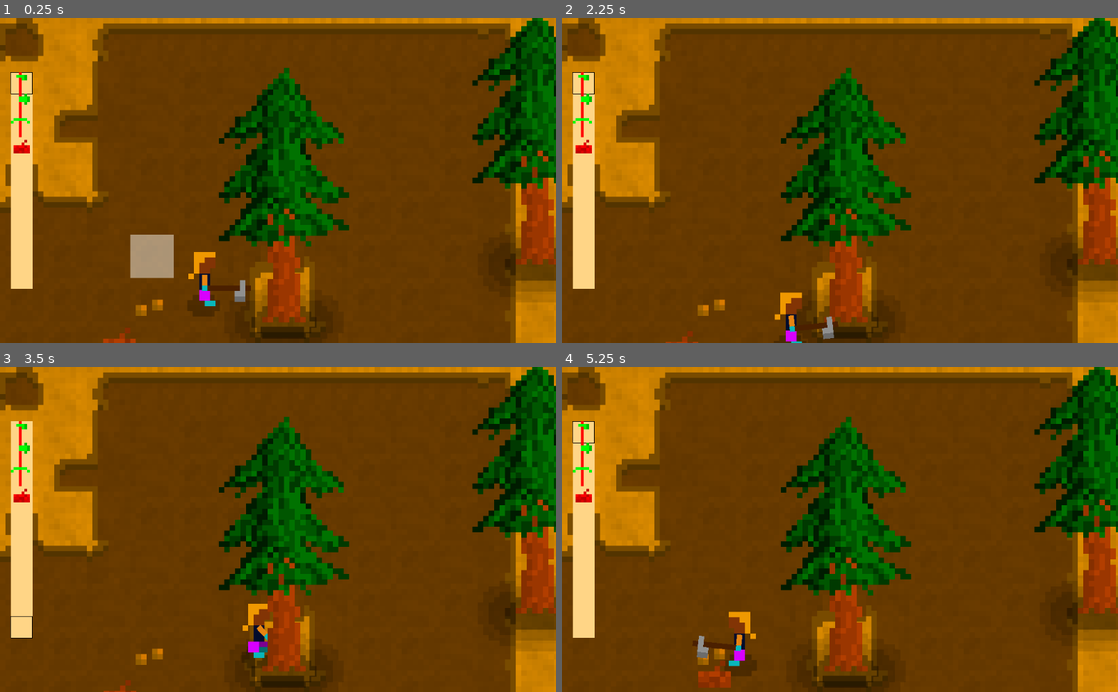
Above: before the commit, frames 1-4 (two rows, left to right).
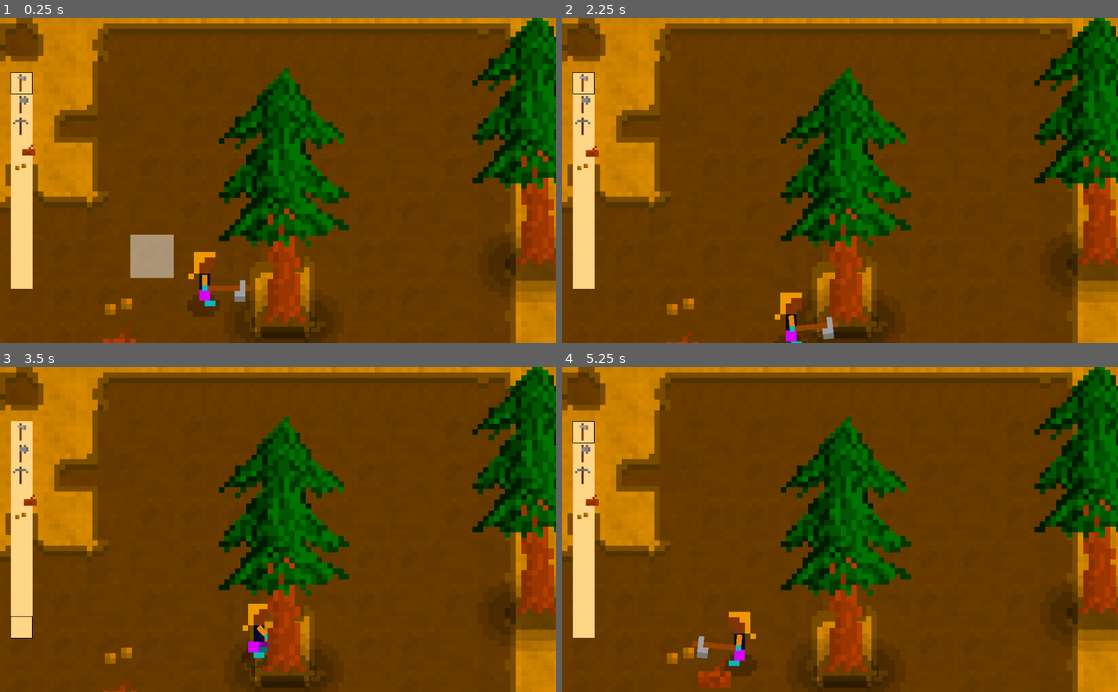
Above: after the commit, the same moments.

Repository: xarvh/residuals
Game: Godot game, scene res://scenes/map/Main.tscn
Two runs of this game, one before a commit and one after it. Both use one fixed random seed, a clock stepped at 60 frames per second and the inputs below. Sound files missing from this copy of the repository are replaced by a short silence.
Inputs (mouse positions are in pixels of both pictures, inside the frame that each line leads up to):
- Up to frame 1 (0.25 s): no input
- Up to frame 2 (2.25 s): tap Enter (ui_accept) at 0.5, 0.77, 1.52 s; move the mouse to (962, 164) at 0.52 s; hold Right (ui_right) 0.53-1.28 s; tap Z (SelectNextTool) at 0.6, 2.1 s; move the mouse to (728, 196) at 1.27 s; hold Down (ui_down) 1.28-2.03 s; tap Q (SelectPrevTool) at 1.35 s; move the mouse to (895, 109) at 2.02 s; hold Right (ui_right) from 2.03 s (still down)
- Up to frame 3 (3.5 s): move the mouse to (250, 594) at 2.77 s; release Right (ui_right) at 2.78 s; hold Up (ui_up) from 2.78 s (still down); tap Q (SelectPrevTool) at 2.85 s; tap Enter (ui_accept) at 3.02 s
- Up to frame 4 (5.25 s): move the mouse to (1006, 578) at 3.52 s; release Up (ui_up) at 3.53 s; hold Left (ui_left) 3.53-5.03 s; tap Z (SelectNextTool) at 3.6, 5.1 s; tap Enter (ui_accept) at 3.77, 4.52 s; move the mouse to (673, 480) at 4.27 s; tap Q (SelectPrevTool) at 4.35 s; move the mouse to (867, 529) at 5.02 s; hold Down (ui_down) from 5.03 s (still down)

The runs differ from the first frame. In frame 1, 0.7% of the frame differs, in the area x 1-46%, y 16-92%; in frame 2, 0.8%, in the area x 1-50%, y 16-99%; in frame 3, 0.6%; in frame 4, 0.7%.

Commit message:
Rework items

Diff:
--- a/scenes/drop/Drop.tscn
+++ /dev/null
@@ -1,32 +0,0 @@
-[gd_scene load_steps=6 format=2]
-
-[ext_resource path="res://shaders/ColorizeRGB.shader" type="Shader" id=1]
-[ext_resource path="res://src/Drop.gd" type="Script" id=2]
-[ext_resource path="res://scenes/drop/wood.png" type="Texture" id=3]
-
-[sub_resource type="ShaderMaterial" id=1]
-shader = ExtResource( 1 )
-shader_param/r0 = Color( 0, 0, 0, 1 )
-shader_param/r1 = Color( 0.7, 0.24, 0, 1 )
-shader_param/g0 = Color( 0, 0, 0, 1 )
-shader_param/g1 = Color( 0, 1, 0, 1 )
-shader_param/b0 = Color( 0, 0, 0, 1 )
-shader_param/b1 = Color( 0, 0, 1, 1 )
-
-[sub_resource type="CircleShape2D" id=2]
-radius = 3.61639
-
-[node name="Drop" type="Sprite"]
-material = SubResource( 1 )
-position = Vector2( 105.424, 76.2246 )
-texture = ExtResource( 3 )
-script = ExtResource( 2 )
-
-[node name="Area2D" type="Area2D" parent="."]
-visible = false
-collision_layer = 4
-collision_mask = 2
-
-[node name="CollisionShape2D" type="CollisionShape2D" parent="Area2D"]
-shape = SubResource( 2 )
-[connection signal="area_entered" from="Area2D" to="." method="_on_Area2D_area_entered"]
--- /dev/null
+++ b/scenes/drops/CollisionArea.tscn
@@ -0,0 +1,12 @@
+[gd_scene load_steps=2 format=2]
+
+[sub_resource type="CircleShape2D" id=1]
+radius = 3.61639
+
+[node name="Area2D" type="Area2D"]
+visible = false
+collision_layer = 4
+collision_mask = 2
+
+[node name="CollisionShape2D" type="CollisionShape2D" parent="."]
+shape = SubResource( 1 )
--- /dev/null
+++ b/scenes/drops/wood.tscn
@@ -0,0 +1,19 @@
+[gd_scene load_steps=5 format=2]
+
+[ext_resource path="res://src/Drop.gd" type="Script" id=1]
+[ext_resource path="res://shaders/ColorizeRGB.shader" type="Shader" id=2]
+[ext_resource path="res://scenes/drops/wood.png" type="Texture" id=3]
+
+[sub_resource type="ShaderMaterial" id=1]
+shader = ExtResource( 2 )
+shader_param/r0 = Color( 0, 0, 0, 1 )
+shader_param/r1 = Color( 0.7, 0.24, 0, 1 )
+shader_param/g0 = Color( 0, 0, 0, 1 )
+shader_param/g1 = Color( 0, 1, 0, 1 )
+shader_param/b0 = Color( 0, 0, 0, 1 )
+shader_param/b1 = Color( 0, 0, 1, 1 )
+
+[node name="Wood" type="Sprite"]
+material = SubResource( 1 )
+texture = ExtResource( 3 )
+script = ExtResource( 1 )
--- a/scenes/human/HumanCharacter.tscn
+++ b/scenes/human/HumanCharacter.tscn
@@ -3,11 +3,12 @@
 [ext_resource path="res://scenes/human/legs.png" type="Texture" id=1]
 [ext_resource path="res://scenes/human/torso_and_head.png" type="Texture" id=2]
 [ext_resource path="res://scenes/human/arm.png" type="Texture" id=3]
-[ext_resource path="res://scenes/human/pickaxe.png" type="Texture" id=4]
+[ext_resource path="res://scenes/tools/axe.tscn" type="PackedScene" id=4]
 [ext_resource path="res://shaders/ColorizeRGB.shader" type="Shader" id=5]
 [ext_resource path="res://scenes/human/humanShadow.png" type="Texture" id=6]
 [ext_resource path="res://scenes/human/footstep.wav" type="AudioStream" id=7]
 [ext_resource path="res://src/HumanCharacter.gd" type="Script" id=8]
+
 
 [sub_resource type="Animation" id=1]
 loop = true
@@ -241,10 +242,11 @@
 
 [node name="HeldItem" type="Sprite" parent="Legs/Torso+Head/Arm"]
 material = SubResource( 9 )
-position = Vector2( -26.1241, -2.60694 )
+position = Vector2( 4.46709, 2.84972 )
 rotation = 1.5708
-texture = ExtResource( 4 )
 offset = Vector2( 5.39905, -30.5824 )
+
+[node name="Sprite" parent="Legs/Torso+Head/Arm/HeldItem" instance=ExtResource( 4 )]
 
 [node name="humanShadow" type="Sprite" parent="."]
 material = SubResource( 10 )
--- a/scenes/human/HumanCharacter_Script.tscn
+++ b/scenes/human/HumanCharacter_Script.tscn
@@ -5,7 +5,8 @@
 [ext_resource path="res://shaders/ColorizeRGB.shader" type="Shader" id=3]
 [ext_resource path="res://scenes/human/torso_and_head.png" type="Texture" id=4]
 [ext_resource path="res://scenes/human/arm.png" type="Texture" id=5]
-[ext_resource path="res://scenes/human/pickaxe.png" type="Texture" id=6]
+[ext_resource path="res://scenes/tools/pickaxe.png" type="Texture" id=6]
+
 
 
 
--- a/scenes/map/Main.tscn
+++ b/scenes/map/Main.tscn
@@ -1,13 +1,12 @@
-[gd_scene load_steps=17 format=2]
+[gd_scene load_steps=15 format=2]
 
 [ext_resource path="res://scenes/tree/Tree.tscn" type="PackedScene" id=1]
 [ext_resource path="res://scenes/map/hoeOnGround.wav" type="AudioStream" id=2]
 [ext_resource path="res://scenes/map/tileset.tres" type="TileSet" id=3]
 [ext_resource path="res://shaders/ColorizeRGB.shader" type="Shader" id=4]
-[ext_resource path="res://scenes/drop/Drop.tscn" type="PackedScene" id=5]
-[ext_resource path="res://scenes/plants/cauliflower.png" type="Texture" id=6]
+[ext_resource path="res://scenes/drops/wood.tscn" type="PackedScene" id=5]
+[ext_resource path="res://scenes/plants/cauliflower.tscn" type="PackedScene" id=6]
 [ext_resource path="res://scenes/human/collect.wav" type="AudioStream" id=7]
-[ext_resource path="res://src/Plant.gd" type="Script" id=8]
 [ext_resource path="res://src/HumanPlayer.gd" type="Script" id=10]
 [ext_resource path="res://src/MapManager.gd" type="Script" id=11]
 [ext_resource path="res://scenes/human/HumanCharacter.tscn" type="PackedScene" id=12]
@@ -24,20 +23,11 @@
 shader_param/b0 = Color( 0, 0, 0, 1 )
 shader_param/b1 = Color( 0.47451, 0.298039, 0, 1 )
 
-[sub_resource type="ShaderMaterial" id=3]
-shader = ExtResource( 4 )
-shader_param/r0 = Color( 0, 0, 0, 1 )
-shader_param/r1 = Color( 0.960938, 0.941625, 0.653137, 1 )
-shader_param/g0 = Color( 0, 0.294118, 0, 1 )
-shader_param/g1 = Color( 0, 0.654902, 0, 1 )
-shader_param/b0 = Color( 0.403922, 0.294118, 0, 1 )
-shader_param/b1 = Color( 0.87451, 0.494118, 0, 1 )
-
-[sub_resource type="AudioStreamRandomPitch" id=4]
+[sub_resource type="AudioStreamRandomPitch" id=3]
 audio_stream = ExtResource( 7 )
 random_pitch = 3.0
 
-[sub_resource type="CircleShape2D" id=5]
+[sub_resource type="CircleShape2D" id=4]
 
 [node name="ViewportManager" type="Control"]
 anchor_right = 1.0
@@ -109,22 +99,13 @@
 
 [node name="YSort" type="YSort" parent="Map"]
 
-[node name="Cauliflower" type="Sprite" parent="Map/YSort"]
-material = SubResource( 3 )
-position = Vector2( 28.0203, 54.7196 )
-z_index = -2
-texture = ExtResource( 6 )
-offset = Vector2( -0.0202675, -2.71964 )
-hframes = 6
-script = ExtResource( 8 )
-
 [node name="Player" parent="Map/YSort" instance=ExtResource( 12 )]
 position = Vector2( 37.7074, 53.1583 )
 scale = Vector2( 1, 1 )
 script = ExtResource( 10 )
 
 [node name="Collect" type="AudioStreamPlayer2D" parent="Map/YSort/Player"]
-stream = SubResource( 4 )
+stream = SubResource( 3 )
 
 [node name="DropPickupArea" type="Area2D" parent="Map/YSort/Player"]
 visible = false
@@ -132,12 +113,16 @@
 collision_mask = 2
 
 [node name="CollisionShape2D" type="CollisionShape2D" parent="Map/YSort/Player/DropPickupArea"]
-shape = SubResource( 5 )
+shape = SubResource( 4 )
 
 [node name="Tree" parent="Map/YSort" instance=ExtResource( 1 )]
 
 [node name="Tree2" parent="Map/YSort" instance=ExtResource( 1 )]
 position = Vector2( 98.654, 44.2735 )
 
-[node name="Drop" parent="Map/YSort" instance=ExtResource( 5 )]
+[node name="Cauliflower" parent="Map/YSort" instance=ExtResource( 6 )]
+position = Vector2( 22.3101, 54.551 )
+
+[node name="Wood" parent="Map/YSort" instance=ExtResource( 5 )]
 position = Vector2( 21.5235, 57.0664 )
+type = 5
--- /dev/null
+++ b/scenes/plants/cauliflower.tscn
@@ -0,0 +1,22 @@
+[gd_scene load_steps=5 format=2]
+
+[ext_resource path="res://shaders/ColorizeRGB.shader" type="Shader" id=1]
+[ext_resource path="res://src/Plant.gd" type="Script" id=2]
+[ext_resource path="res://scenes/plants/cauliflower.png" type="Texture" id=3]
+
+[sub_resource type="ShaderMaterial" id=1]
+shader = ExtResource( 1 )
+shader_param/r0 = Color( 0, 0, 0, 1 )
+shader_param/r1 = Color( 0.960938, 0.941625, 0.653137, 1 )
+shader_param/g0 = Color( 0, 0.294118, 0, 1 )
+shader_param/g1 = Color( 0, 0.654902, 0, 1 )
+shader_param/b0 = Color( 0.403922, 0.294118, 0, 1 )
+shader_param/b1 = Color( 0.87451, 0.494118, 0, 1 )
+
+[node name="Cauliflower" type="Sprite"]
+material = SubResource( 1 )
+z_index = -2
+texture = ExtResource( 3 )
+offset = Vector2( -0.0202675, -2.71964 )
+hframes = 6
+script = ExtResource( 2 )
--- /dev/null
+++ b/scenes/tools/axe.tscn
@@ -0,0 +1,17 @@
+[gd_scene load_steps=4 format=2]
+
+[ext_resource path="res://scenes/tools/axe.png" type="Texture" id=1]
+[ext_resource path="res://shaders/ColorizeRGB.shader" type="Shader" id=2]
+
+[sub_resource type="ShaderMaterial" id=1]
+shader = ExtResource( 2 )
+shader_param/r0 = Color( 0, 0, 0, 1 )
+shader_param/r1 = Color( 0.490196, 0.215686, 0, 1 )
+shader_param/g0 = Color( 0, 0, 0, 1 )
+shader_param/g1 = Color( 0.537255, 0.537255, 0.537255, 1 )
+shader_param/b0 = Color( 0, 0, 0, 1 )
+shader_param/b1 = Color( 0, 0, 1, 1 )
+
+[node name="Sprite" type="Sprite"]
+material = SubResource( 1 )
+texture = ExtResource( 1 )
--- /dev/null
+++ b/scenes/tools/hoe.tscn
@@ -0,0 +1,17 @@
+[gd_scene load_steps=4 format=2]
+
+[ext_resource path="res://scenes/tools/hoe.png" type="Texture" id=1]
+[ext_resource path="res://shaders/ColorizeRGB.shader" type="Shader" id=2]
+
+[sub_resource type="ShaderMaterial" id=1]
+shader = ExtResource( 2 )
+shader_param/r0 = Color( 0, 0, 0, 1 )
+shader_param/r1 = Color( 0.584314, 0.262745, 0, 1 )
+shader_param/g0 = Color( 0, 0, 0, 1 )
+shader_param/g1 = Color( 0.631373, 0.631373, 0.631373, 1 )
+shader_param/b0 = Color( 0, 0, 0, 1 )
+shader_param/b1 = Color( 0, 0, 1, 1 )
+
+[node name="Sprite" type="Sprite"]
+material = SubResource( 1 )
+texture = ExtResource( 1 )
--- /dev/null
+++ b/scenes/tools/pickaxe.tscn
@@ -0,0 +1,17 @@
+[gd_scene load_steps=4 format=2]
+
+[ext_resource path="res://scenes/tools/pickaxe.png" type="Texture" id=1]
+[ext_resource path="res://shaders/ColorizeRGB.shader" type="Shader" id=2]
+
+[sub_resource type="ShaderMaterial" id=1]
+shader = ExtResource( 2 )
+shader_param/r0 = Color( 0, 0, 0, 1 )
+shader_param/r1 = Color( 0.376471, 0.211765, 0, 1 )
+shader_param/g0 = Color( 0, 0, 0, 1 )
+shader_param/g1 = Color( 0.435294, 0.435294, 0.435294, 1 )
+shader_param/b0 = Color( 0, 0, 0, 1 )
+shader_param/b1 = Color( 0, 0, 1, 1 )
+
+[node name="Sprite" type="Sprite"]
+material = SubResource( 1 )
+texture = ExtResource( 1 )
--- a/src/Drop.gd
+++ b/src/Drop.gd
@@ -1,4 +1,7 @@
 extends Sprite
+
+
+const CollisionArea = preload('res://scenes/drops/CollisionArea.tscn')
 
 
 #
@@ -11,11 +14,23 @@
 
 
 #
+# Export
+#
+export(Env.ItemId) var type = Env.ItemId.Wood
+
+
+#
 # Init
 #
 onready var player = null
-onready var type = Env.ItemId.Wood
 onready var velocity = Vector2(rndSpeed(), rndSpeed())
+
+
+func _ready():
+    # TODO do this only when the Drop is on the ground?
+    var area = CollisionArea.instance()
+    add_child(area)
+    area.connect("area_entered", self, "_on_Area2D_area_entered")
 
 
 #
--- a/src/Env.gd
+++ b/src/Env.gd
@@ -8,33 +8,50 @@
 
 
 enum ItemId {
+    Interact
     Axe
     Pickaxe
     Hoe
     Wood
+    CauliflowerSeeds
+}
+
+
+enum ItemUse {
+    Interact
+    Swing
+    Place
 }
 
 
 onready var itemsById = _makeItemsById([{
     id = null,
-    path = null,
-    canSwing = false,
+    fn = null,
+    use = null,
+}, {
+    id = ItemId.Interact,
+    fn = null,
+    use = ItemUse.Interact,
 }, {
     id = ItemId.Axe,
-    path = 'res://scenes/human/axe.png',
-    canSwing = true,
+    fn = 'res://scenes/tools/axe.tscn',
+    use = ItemUse.Swing,
 }, {
     id = ItemId.Pickaxe,
-    path = 'res://scenes/human/pickaxe.png',
-    canSwing = true,
+    fn = 'res://scenes/tools/pickaxe.tscn',
+    use = ItemUse.Swing,
 }, {
     id = ItemId.Hoe,
-    path = 'res://scenes/human/hoe.png',
-    canSwing = true,
+    fn = 'res://scenes/tools/hoe.tscn',
+    use = ItemUse.Swing,
 }, {
     id = ItemId.Wood,
-    path = 'res://scenes/drop/wood.png',
-    canSwing = false,
+    fn = 'res://scenes/drops/wood.tscn',
+    use = null,
+}, {
+    id = ItemId.CauliflowerSeeds,
+    fn = 'res://scenes/plants/cauliflower.tscn',
+    use = ItemUse.Place,
 }])
 
 
@@ -44,9 +61,7 @@
     for item in items:
         dict[item.id] = item
 
-        # TODO Ideally, the info should also contain offset and material, so maybe load a Scene instead?
-        # It's actually one Scene for the backpack selector and one Scene for the player sprite?
-        item.texture = load(item.path) if item.path else null
+        item.scene = load(item.fn) if item.fn else null
 
     return dict
 
--- a/src/HumanCharacter.gd
+++ b/src/HumanCharacter.gd
@@ -9,4 +9,9 @@
 
 
 func setHeldItem(itemId):
-    toolNode.texture = Env.itemsById[itemId].texture
+
+    Meta.removeAllChildren(toolNode)
+
+    var item = Env.itemsById[itemId]
+    if item.scene and item.use == Env.ItemUse.Swing:
+        toolNode.add_child(item.scene.instance())
--- a/src/HumanPlayer.gd
+++ b/src/HumanPlayer.gd
@@ -37,6 +37,7 @@
     backpackStorage.insertInFirstEmptySlot(Env.ItemId.Axe)
     backpackStorage.insertInFirstEmptySlot(Env.ItemId.Pickaxe)
     backpackStorage.insertInFirstEmptySlot(Env.ItemId.Wood)
+    backpackStorage.insertInFirstEmptySlot(Env.ItemId.CauliflowerSeeds)
 
 
 #
@@ -48,7 +49,7 @@
 
     match self.animationPlayer.current_animation:
         "Idle":
-            if Input.is_action_pressed(inputUseTool) and getSelectedBackpackItem().canSwing:
+            if Input.is_action_pressed(inputUseTool) and getSelectedBackpackItem().use == Env.ItemUse.Swing:
                 toolTargetCell = getTargetCell()
                 var targetPos = (toolTargetCell + Vector2(0.5, 0.5)) * viewportManager.tileMap.cell_size
                 var r = targetPos - self.position
--- a/src/MapManager.gd
+++ b/src/MapManager.gd
@@ -1,7 +1,4 @@
 extends Control
-
-
-const Drop = preload('res://scenes/drop/Drop.tscn')
 
 
 #
@@ -39,7 +36,10 @@
         item.expand = true
         item.rect_size.x = size
         item.rect_size.y = size
-        item.rect_position.y = i * size
+        item.rect_scale.x = 4
+        item.rect_scale.y = 4
+        item.rect_position.x = 0.5 * size
+        item.rect_position.y = (0.5 + i) * size
         contentNode.add_child(item)
 
 
@@ -65,10 +65,21 @@
     for i in player.backpackSize:
         var itemNode = itemNodes[i]
         var item = Env.itemsById[player.backpackStorage.items[i]]
-        var texture = item.texture if item else null
-        # let's check just in case the assignment does some magic
-        if itemNode.texture != texture:
-            itemNode.texture = texture
+        var children = itemNode.get_children()
+
+        var itemHasScene = item and item.scene
+        var sceneIsAlreadyInstantiated = children.size() > 0 and children[0].filename == item.fn
+        if itemHasScene and sceneIsAlreadyInstantiated:
+            # everything looks already as it should
+            pass
+        else:
+            # update stuff
+            Meta.removeAllChildren(itemNode)
+            if item and item.scene:
+                var instance = item.scene.instance()
+                # This is ugly, but it's needed to show seeds since they usually have z_index = -2
+                instance.z_index = 0
+                itemNode.add_child(instance)
 
 
 #
@@ -113,7 +124,9 @@
 #
 #
 func spawnDrop(position, type):
-    var drop = Drop.instance()
+    var itemScene = Env.itemsById[type].scene
+    assert(itemScene)
+    var drop = itemScene.instance()
     drop.position = position
     drop.type = type
     ySort.add_child(drop)
--- a/src/Meta.gd
+++ b/src/Meta.gd
@@ -41,3 +41,9 @@
         n += callOnDescendants(child, methodName, args)
 
     return n
+
+
+static func removeAllChildren(parent):
+    for n in parent.get_children():
+        parent.remove_child(n)
+        n.queue_free()
Renamed: scenes/drop/seeds.png -> scenes/drops/seeds.png
Not shown, changed: scenes/drops/seeds.png.import
Renamed: scenes/drop/wood.png -> scenes/drops/wood.png
Not shown, changed: scenes/drops/wood.png.import
Renamed: scenes/human/axe.png -> scenes/tools/axe.png
Not shown, changed: scenes/tools/axe.png.import
Renamed: scenes/human/hoe.png -> scenes/tools/hoe.png
Not shown, changed: scenes/tools/hoe.png.import
Renamed: scenes/human/pickaxe.png -> scenes/tools/pickaxe.png
Not shown, changed: scenes/tools/pickaxe.png.import
